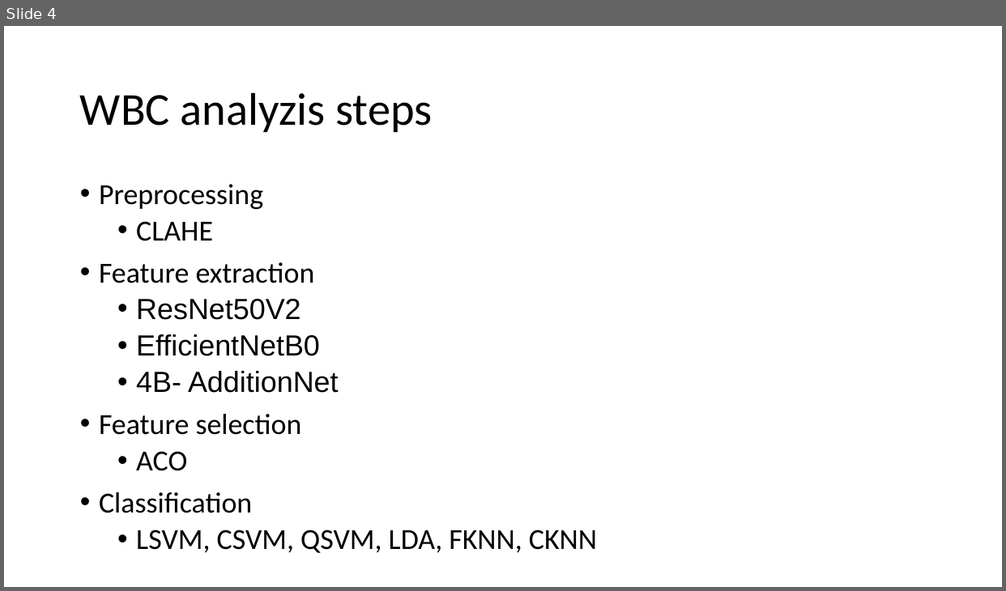
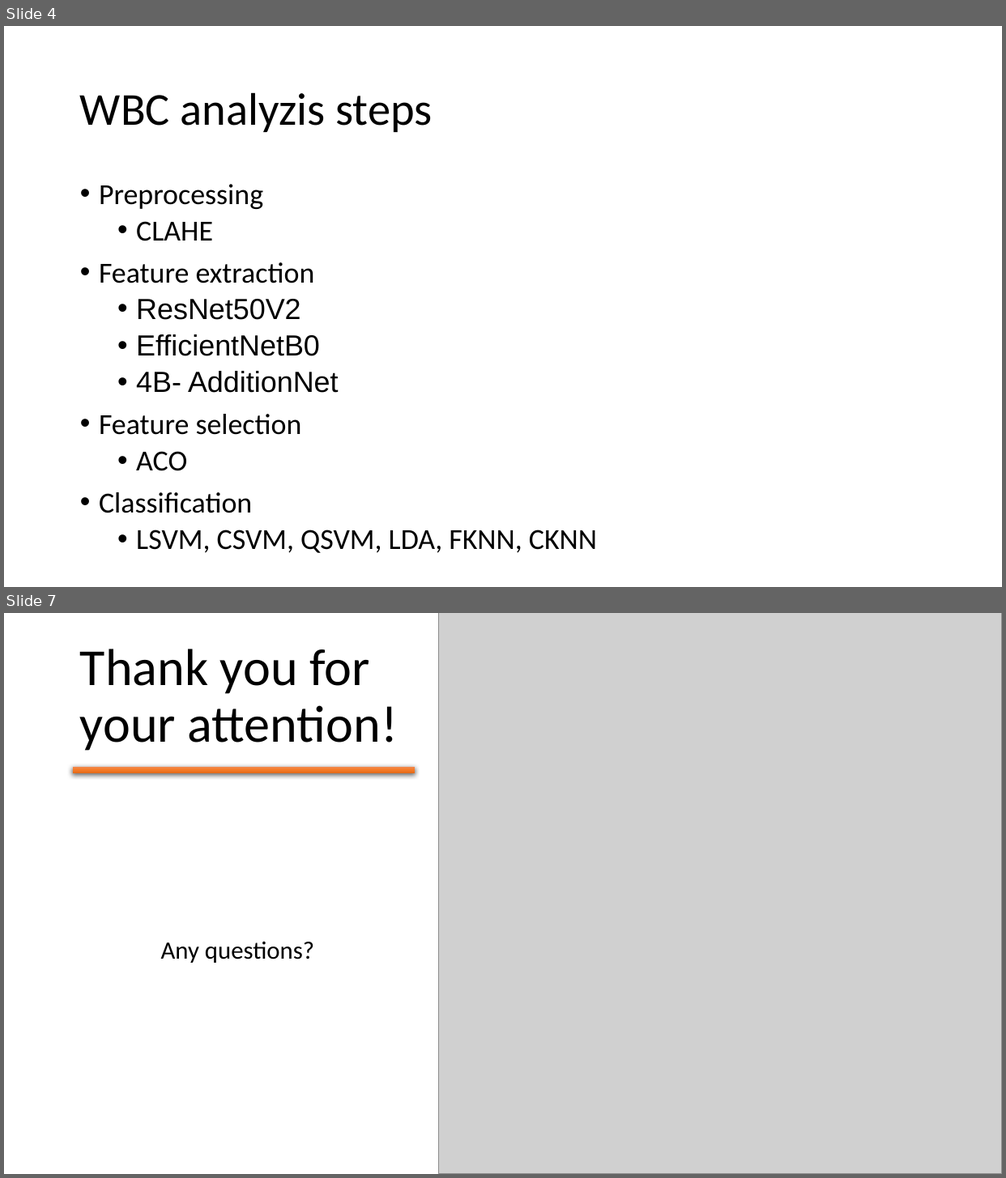
Before and after one commit to JNSchwartz/better_blood, a slide deck: betterblood.pptx. Shown one above the other, each under a label of ours: slide 4 before the commit, slides 4 and 7 after it; the slides between them are not shown. The pictures are 1006x591 and 1006x1178 pixels, drawn with LibreOffice and Linux fonts; fonts in the diff are those of the drawing; grey boxes stand for pictures; background and template pictures are left out. Boxes give left, top, right and bottom in pixels: in the first picture for what was removed or moved away, otherwise in the second. Text is boxed around its words. In the diff, an @@ line names an element or a change of style, - is before the commit and + after.

```diff
--- a/betterblood.pptx
+++ b/betterblood.pptx
@@ slide 7 added at (4, 613, 1002, 1174), background picture (left out) @@
@@ picture added at (439, 613, 1002, 1174) @@
@@ title added at (80, 649, 398, 751), 50 pt, text #000000 @@
+Thank you for your attention!
@@ rectangle added at (73, 766, 415, 773), fill gradient #F18C57 to #F67B28 to #E56C19 @@
@@ text added at (161, 941, 314, 963), 24 pt, text #000000 @@
+Any questions?
```
Also in this commit, not shown: 2 slides changed, 1 slide removed.
